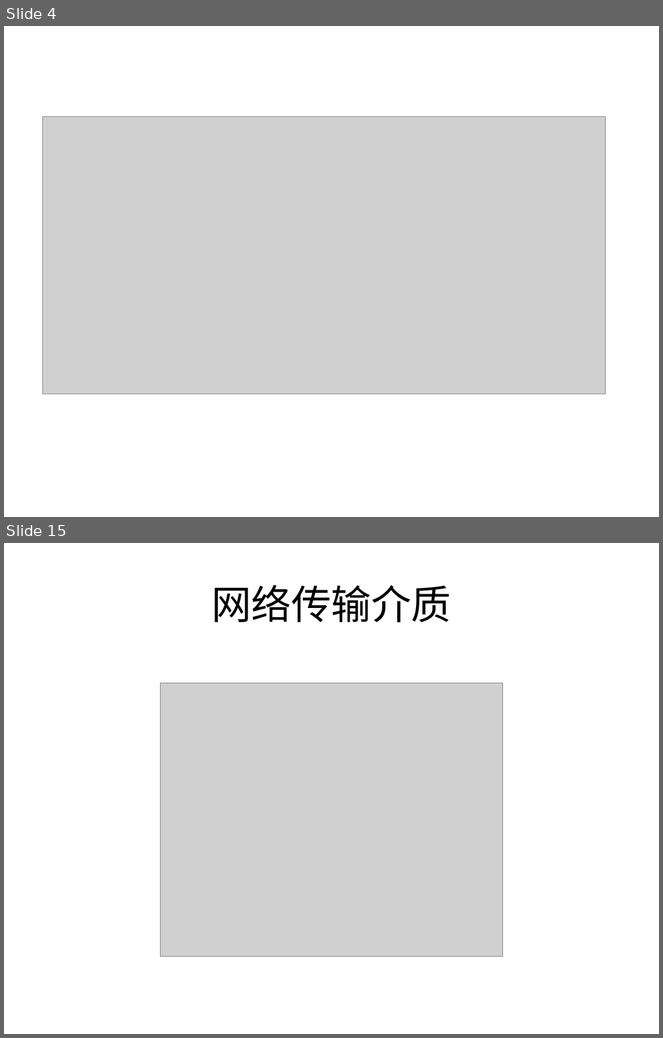
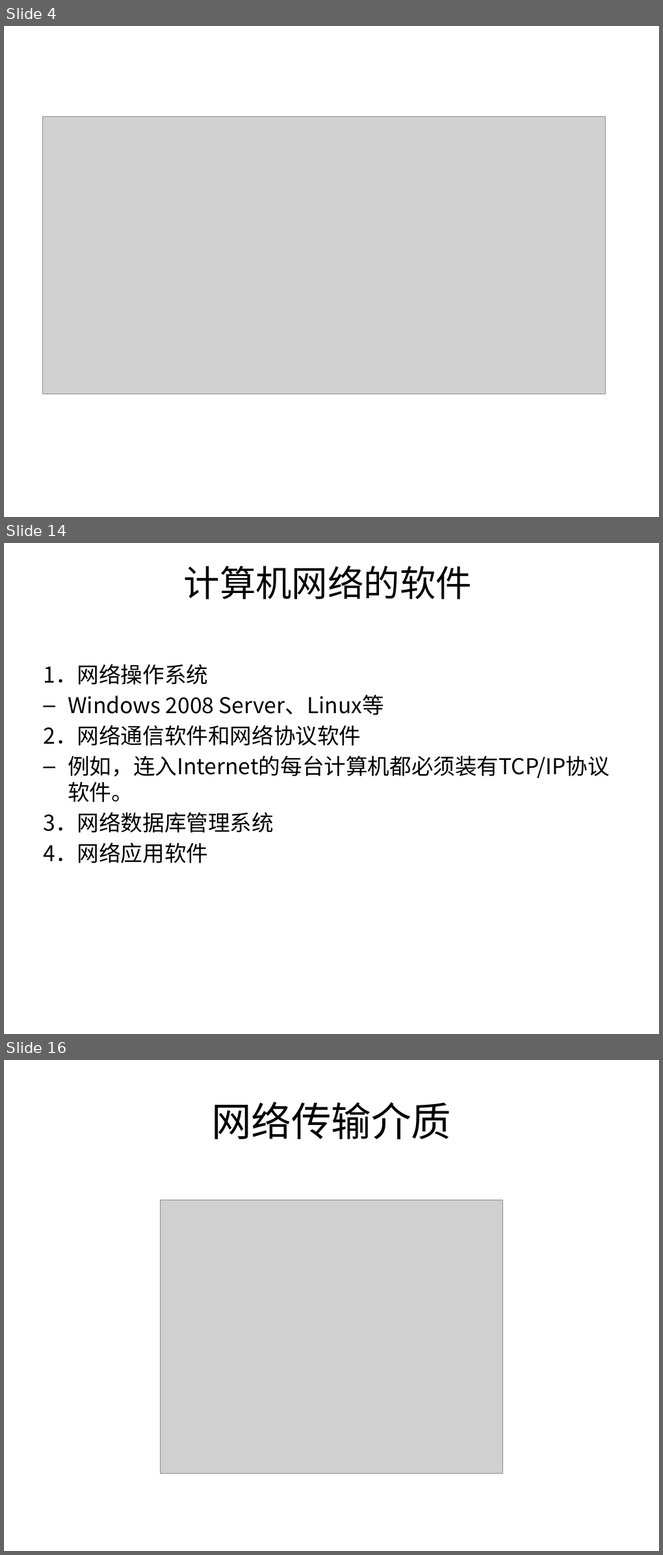
Before and after one commit to sans123wx/class, a slide deck: 第六章 计算机网络.pptx. Shown one above the other, each under a label of ours: slides 4 and 15 before the commit, slides 4, 14 and 16 after it; the slides between them are not shown. The pictures are 663x1038 and 663x1555 pixels, drawn with LibreOffice and Linux fonts; fonts in the diff are those of the drawing; grey boxes stand for pictures. Boxes give left, top, right and bottom in pixels: in the first picture for what was removed or moved away, otherwise in the second. Text is boxed around its words. In the diff, an @@ line names an element or a change of style, - is before the commit and + after.

```diff
--- a/第六章 计算机网络.pptx
+++ b/第六章 计算机网络.pptx
@@ slide 14 added at [4, 543, 659, 1034], background #FFFFFF @@
@@ title added at [184, 566, 473, 600], 39.6 pt, text #000000 @@
+计算机网络的软件
@@ text added at [43, 664, 610, 863], 24 pt, text #000000 @@
+    1．网络操作系统
+      – Windows 2008 Server、Linux等
+    2．网络通信软件和网络协议软件
+      – 例如，连入Internet的每台计算机都必须装有TCP/IP协议软件。
+    3．网络数据库管理系统
+    4．网络应用软件
@@ what was slide 15 is now slide 16 @@
```
Also in this commit, not shown: 15 slides changed, 10 other slides added, 1 other file.
